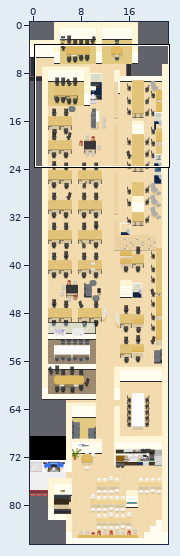
Tiled map (JSON) -- maps/Office.json. The picture above shows the old version from afar; the outline marks the close-up.
Close-up. Earlier state:
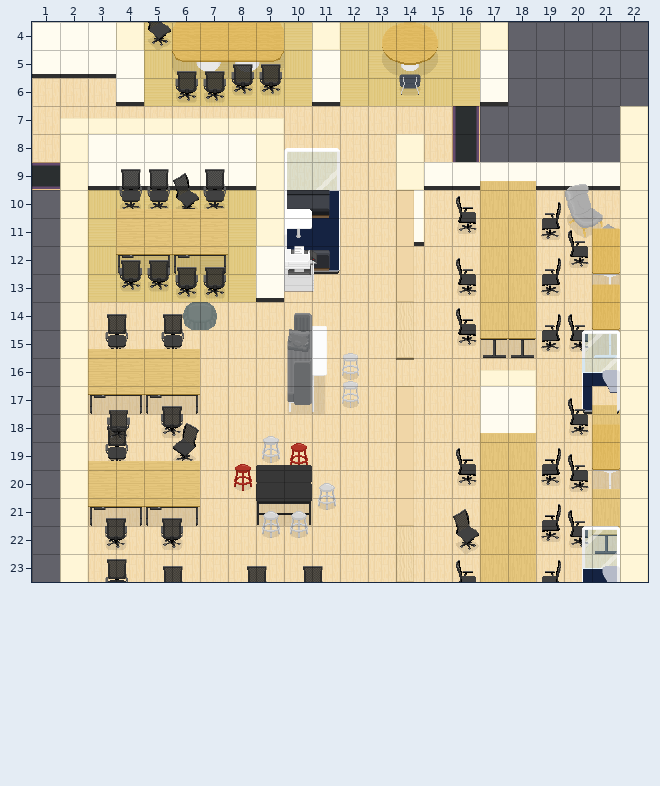
Cells are 32x32 px. Shown: x 1..22, y 4..23. The commit also changed other parts of the map, which this record leaves out. Tiles whose own drawing changed are shown in their newer look in all pictures.
The same view after the edit:
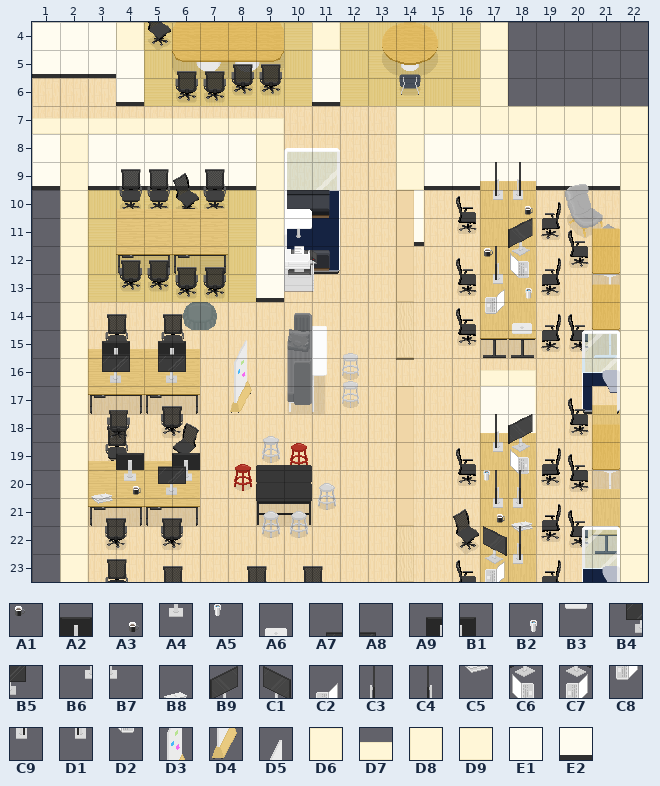
Key: from "Decoration": A1 0, A2 8, A3 26, A4 33, A5 50, A6 56, A7 57, A8 58, A9 59, B1 60, B2 76, B3 81, B4 82, B5 83, B6 84, B7 85, B8 107, B9 111, C1 112, C2 113, C3 114, C4 115, C5 132, C6 136, C7 137, C8 138, C9 139, D1 140, D2 161, D3 177, D4 202; from "OGP_Decoration": D5 152; from "OGP_Walls & Floor": D6 78, D7 81, D8 103, D9 131, E1 156, E2 181.
__ is an empty cell.
Diff:
Layer "Wallpaper Above player":
The edit adds tile A3 in row 21 at x 17.
The edit adds tile A5 in row 20 at x 17.
The edit adds tile B8 in row 21 at x 18.
The edit adds tile B9 in row 11 at x 18; in row 18 at x 18.
The edit adds tile C1 in row 22 at x 17.
The edit adds tile C3 in row 9 at x 18.
The edit adds tile C4 in row 9 at x 17; in row 12 at x 17.
The edit adds tile C5 in row 22 at x 18.
The edit adds tile C6 in row 12 at x 18; in row 19 at x 18.
The edit adds tile C7 in row 23 at x 17.
The edit adds tile C9 in row 10 at x 18.
The edit adds tile D1 in row 10 at x 17; in row 13 at x 17.
The edit adds tile D2 in row 13 at x 18; in row 20 at x 18.
The edit adds tile D6 in row 7 at x 14.
The edit adds tile D7 in row 7 at x 1.
The edit adds tile D8 in rows 5 to 6 at x 17.
The edit adds tile D9 in row 7 at x 15 to 21.
The edit adds tile E1 in row 8 at x 1 and 15 to 21.
The edit adds tile E2 in row 9 at x 1.
Layer "abovePlayer1":
The edit adds tile A3 in row 20 at x 4.
The edit adds tile A6 in row 14 at x 18.
The edit adds tile B3 in row 15 at x 18.
The edit adds tile C2 in row 13 at x 17.
The edit adds tile C3 in row 20 at x 18; in row 22 at x 18.
The edit adds tile C4 in row 18 at x 17; in row 20 at x 17.
The edit adds tile C8 in row 14 at x 17.
The edit adds tile C9 in row 21 at x 18; in row 23 at x 18.
The edit adds tile D1 in row 19 at x 17; in row 21 at x 17.
Layer "abovePlayer2":
The edit adds tile A1 in row 12 at x 17.
The edit adds tile A2 in row 19 at x 4 and 6.
The edit adds tile A3 in row 10 at x 18.
The edit adds tile A4 in row 20 at x 4 and 6.
The edit adds tile A9 in row 15 at x 3 and 5.
The edit adds tile B1 in row 15 at x 4 and 6.
The edit adds tile B2 in row 13 at x 18.
The edit adds tile B6 in row 16 at x 3 and 5.
The edit adds tile B7 in row 16 at x 4 and 6.
Layer "Tile Layer 16":
The edit adds tile A7 in row 15 at x 3 and 5; in row 19 at x 5.
The edit adds tile A8 in row 15 at x 4 and 6; in row 19 at x 6.
The edit adds tile B4 in row 16 at x 3 and 5; in row 20 at x 5.
The edit adds tile B5 in row 16 at x 4 and 6; in row 20 at x 6.
The edit adds tile B8 in row 20 at x 3.
The edit adds tile C5 in row 21 at x 3.
The edit adds tile D3 in row 16 at x 8.
The edit adds tile D4 in row 17 at x 8.
The edit adds tile D5 in row 15 at x 8.
Where, in picture pixels (left, top, right, bottom), the same in both close-ups:
added: (396, 50, 620, 334)
added: (32, 118, 60, 190)
added: (102, 341, 186, 383)
added: (230, 340, 252, 413)
added: (483, 414, 533, 582)
added: (91, 453, 200, 504)
